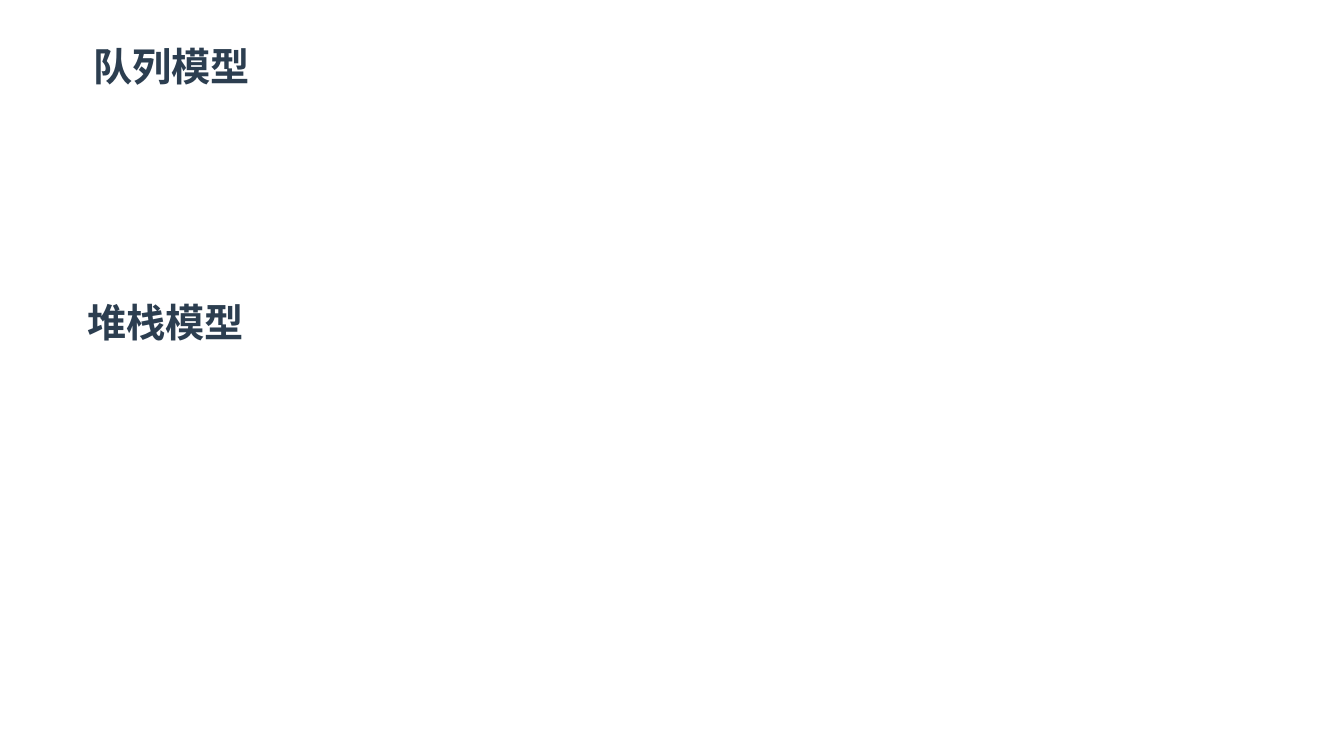
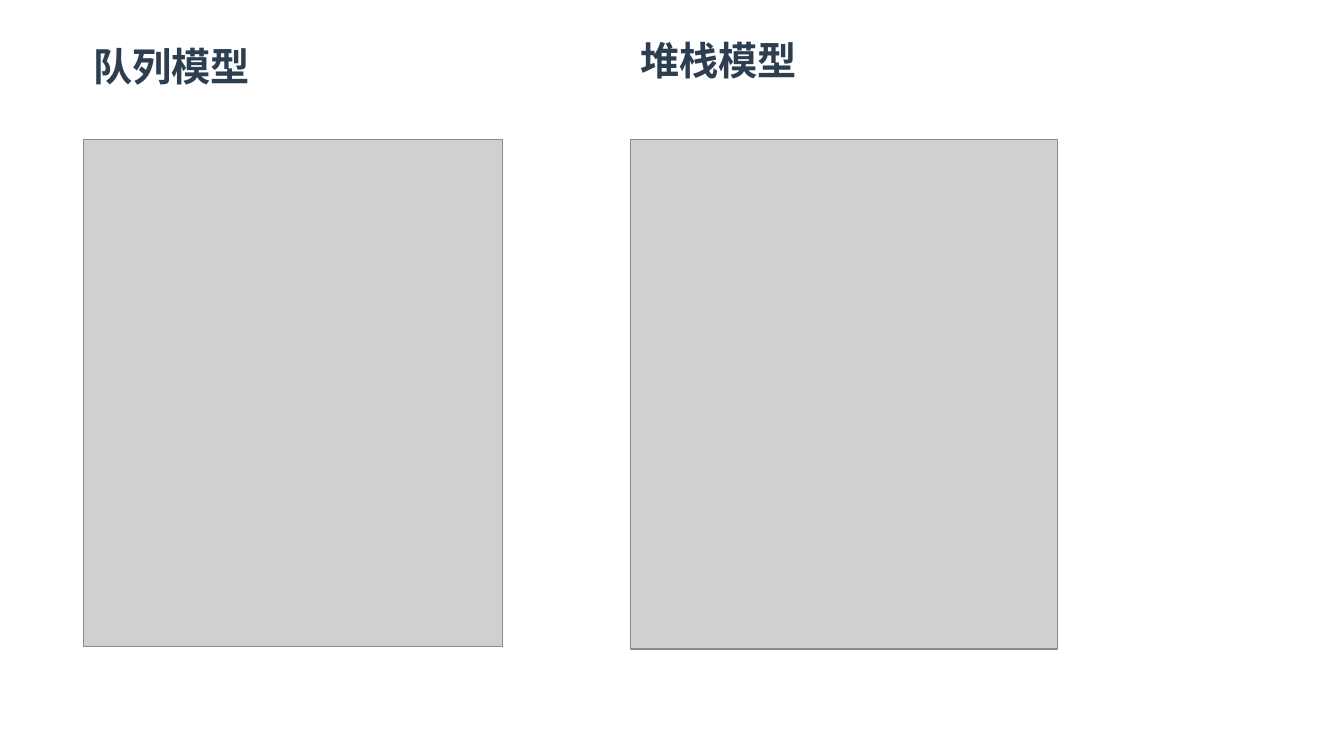
Before and after one commit to zaiqiang-dong/zaiqiang, a slide deck: slide 4 of picture/datastruct/datastruct.pptx. Drawn at 1344x756 pixels with LibreOffice and Linux fonts; fonts in the diff are those of the drawing; grey boxes stand for pictures. Boxes give left, top, right and bottom in pixels: in the first picture for what was removed or moved away, otherwise in the second. Text is boxed around its words. In the diff, an @@ line names an element or a change of style, - is before the commit and + after.

```diff
--- a/picture/datastruct/datastruct.pptx
+++ b/picture/datastruct/datastruct.pptx
@@ text "堆栈模型": place and size @@
-text "堆栈模型" at (87, 303, 244, 341)
+text "堆栈模型" at (641, 41, 798, 79)
@@ picture added at (84, 140, 503, 647) @@
@@ picture added at (631, 140, 1059, 649) @@
```
Also in this commit, not shown: 1 other slide changed, 2 slides added, 9 other files.
